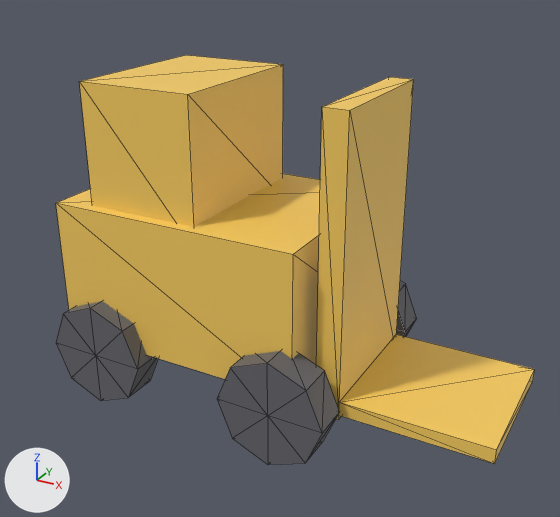
The glTF model public/studio/v2.15.0/d_forklift/model.glb: old version first, new version second.
Camera for both pictures: a camera (50 mm lens) standing at (3.11, -5.19, 2.94) and looking at (0.3, -0.08, 0.38). Arrows for +X, +Y and +Z are at lower left; the lights stay in place. The first picture is the older version. Mesh edges are drawn as thin lines. Where no turn or scale is listed for an object, it has been applied to the vertices.

Names of what the first picture shows: 'part0', 'part1', 'part2', 'part3', 'part4', 'part5', 'part7'.
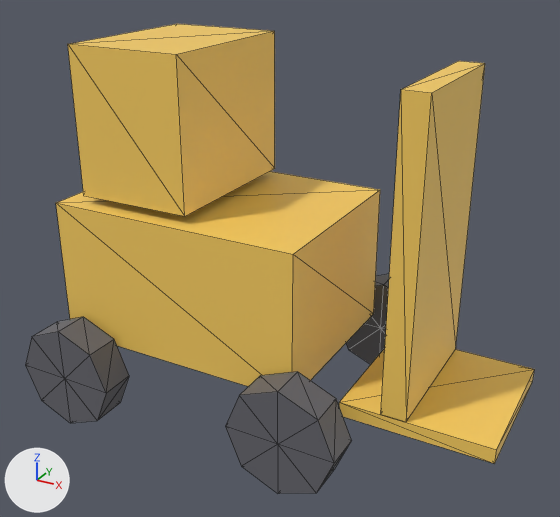
Diff of the bpy script that builds the scene:
```diff
--- a/public/studio/v2.15.0/d_forklift/model.glb.py
+++ b/public/studio/v2.15.0/d_forklift/model.glb.py
@@ me_geometry_1 @@
 # used by ob_part1; location = (0.0, 0.0, 0.0)
-me_geometry_1.from_pydata(...)  # 8 vertices, 12 faces; spans x -1.1..-0.1, y -0.7..0.7, z 0.6..1.8
+me_geometry_1.from_pydata(...)  # 8 vertices, 12 faces; spans x -1.181..-0.181, y -0.7..0.7, z 0.869..2.069
+# me_geometry_1 part 1: the whole mesh is moved by (-0.081, 0.0, 0.269)
 me_geometry_1.materials.append(mat_defaultmaterial_001)
@@ me_geometry_2 @@
 # used by ob_part2; location = (0.0, 0.0, 0.0)
-me_geometry_2.from_pydata(...)  # 8 vertices, 12 faces; spans x 0.9..1.1, y -0.6..0.6, z -0.6..1.8
+me_geometry_2.from_pydata(...)  # 8 vertices, 12 faces; spans x 1.44..1.64, y -0.6..0.6, z -0.43..1.97
+# me_geometry_2 part 2: the whole mesh is moved by (0.54, 0.0, 0.17)
 me_geometry_2.materials.append(mat_defaultmaterial_002)
@@ me_geometry_5 @@
 # used by ob_part5; location = (0.0, 0.0, 0.0)
-me_geometry_5.from_pydata(...)  # 18 vertices, 32 faces; spans x 0.25..1.15, y -1.0..-0.7, z -0.9..0.0
+me_geometry_5.from_pydata(...)  # 18 vertices, 32 faces; spans x 0.415..1.315, y -1.14..-0.84, z -1.007..-0.107
+# me_geometry_5 part 3: the whole mesh is moved by (0.165, -0.14, -0.107)
 me_geometry_5.materials.append(mat_defaultmaterial_005)
@@ me_geometry_7 @@
 # used by ob_part7; location = (0.0, 0.0, 0.0)
-me_geometry_7.from_pydata(...)  # 18 vertices, 32 faces; spans x -1.45..-0.55, y -0.95..-0.65, z -0.9..0.0
+me_geometry_7.from_pydata(...)  # 18 vertices, 32 faces; spans x -1.631..-0.731, y -1.156..-0.856, z -1.068..-0.168
+# me_geometry_7 part 4: the whole mesh is moved by (-0.181, -0.206, -0.168)
 me_geometry_7.materials.append(mat_defaultmaterial_007)
```

Where the change shows, as pixel boxes [x1, y1, x2, y2] in the pictures (560 x 517 px):
'part2', moved: before [316, 77, 414, 420]; after [381, 61, 485, 422]
'part1', moved: before [79, 55, 283, 227]; after [68, 24, 275, 216]
'part5', moved: before [217, 351, 339, 464]; after [226, 371, 351, 493]
'part7', moved: before [56, 301, 158, 400]; after [26, 317, 129, 423]
'part4', unchanged, uncovered by the edit: before [396, 281, 417, 337]; after [346, 274, 389, 365]
